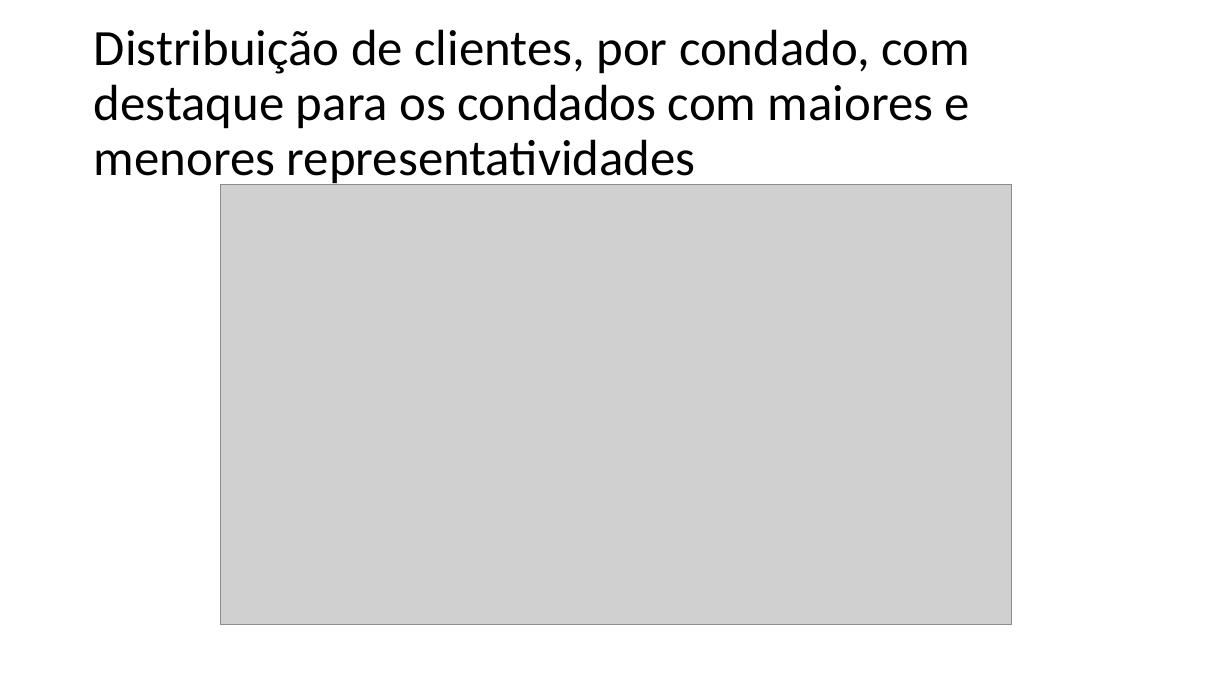
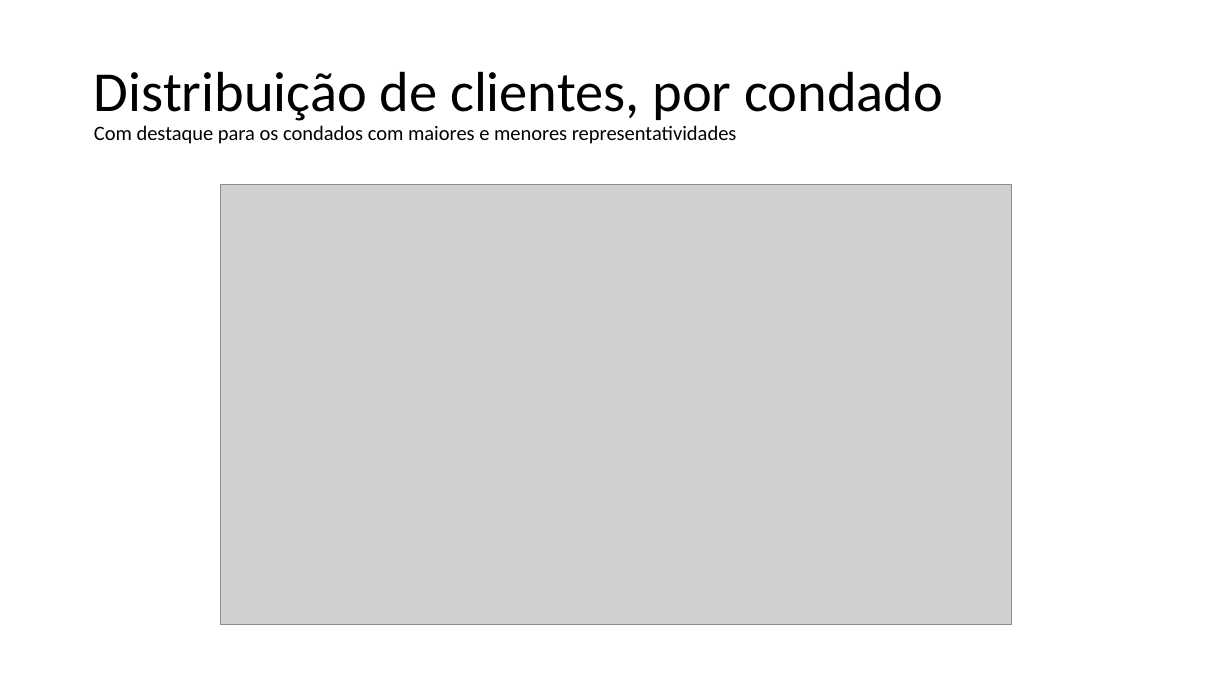
Before and after one commit to franzmonteiro/new_telco_churn, a slide deck: slide 3 of apresentacao.pptx (slide 4 before the commit). Drawn at 1232x693 pixels with LibreOffice and Linux fonts; fonts in the diff are those of the drawing; grey boxes stand for pictures; background and template pictures are left out. Boxes give left, top, right and bottom in pixels: in the first picture for what was removed or moved away, otherwise in the second. Text is boxed around its words. In the diff, an @@ line names an element or a change of style, - is before the commit and + after.

```diff
--- a/apresentacao.pptx
+++ b/apresentacao.pptx
@@ title at (94,71,943,144): text changed; size 39.6 to 16 pt @@
-Distribuição de clientes, por condado, com destaque para os condados com maiores e menores representatividades
+Distribuição de clientes, por condado
+Com destaque para os condados com maiores e menores representatividades
```
Also in this commit, not shown: 10 other slides changed, 3 slides added, 4 slides removed.
